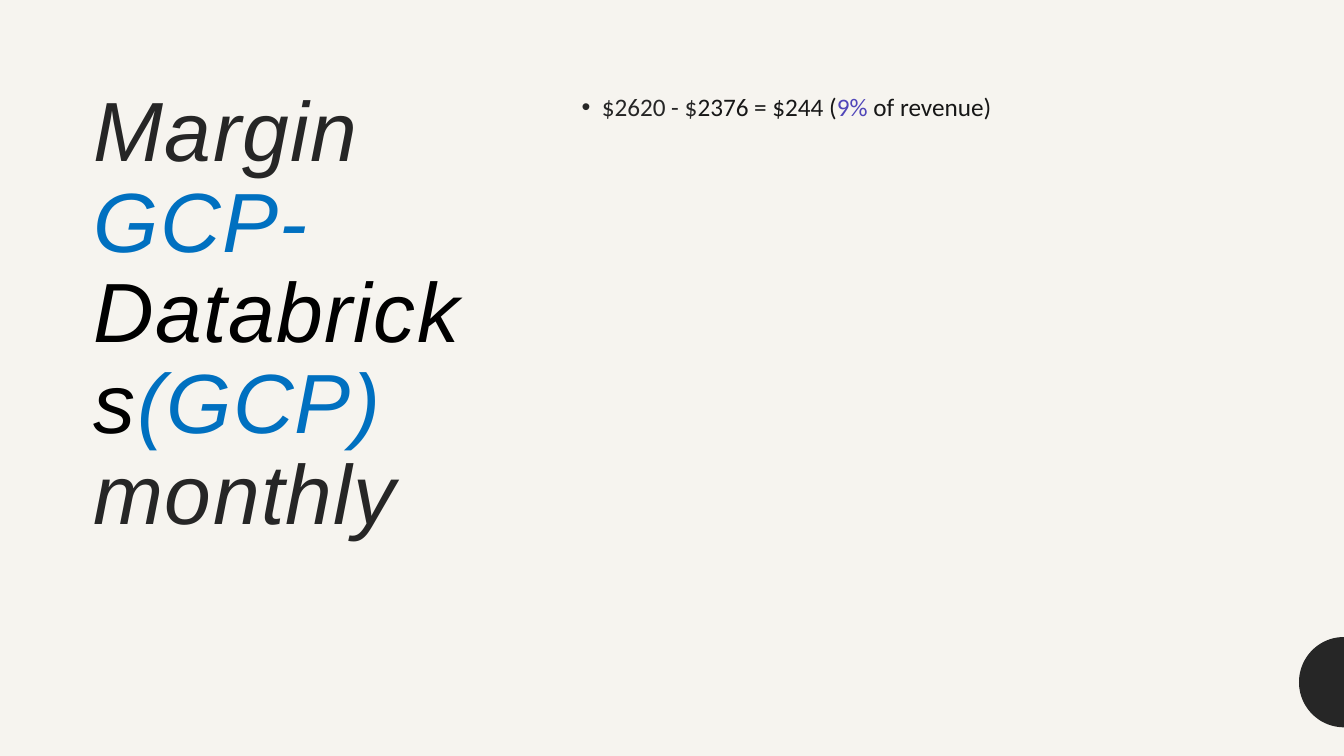
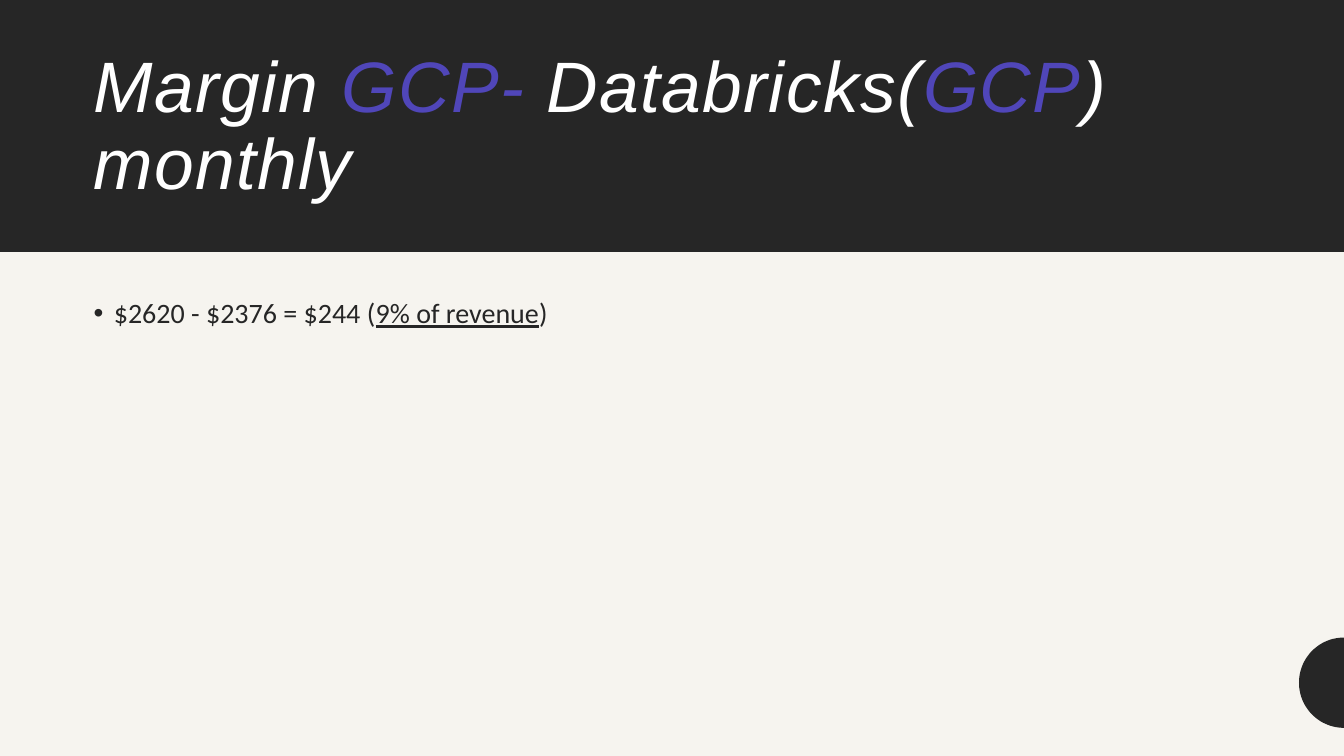
Before and after one commit to Warglaive/SaaS-MachineLearningPlatform-Research, a slide deck: slide 10 of Simple use case cost comparison/ResearchCostMLLibraries.pptx. Drawn at 1344x756 pixels with LibreOffice and Linux fonts; fonts in the diff are those of the drawing. Boxes give left, top, right and bottom in pixels: in the first picture for what was removed or moved away, otherwise in the second. Text is boxed around its words. In the diff, an @@ line names an element or a change of style, - is before the commit and + after.

```diff
--- a/Simple use case cost comparison/ResearchCostMLLibraries.pptx
+++ b/Simple use case cost comparison/ResearchCostMLLibraries.pptx
@@ rectangle added at (0,0,1344,756), fill #F6F4EF @@
@@ rectangle added at (0,0,1344,252), fill #262626 @@
@@ title "Margin GCP- Databricks(GCP) monthly": place and size @@
-title "Margin GCP- Databricks(GCP) monthly" at (94,100,396,539)
+title "Margin GCP- Databricks(GCP) monthly" at (94,60,1106,203)
@@ title "Margin GCP- Databricks(GCP) monthly" at (94,60,1106,203): size 60 to 51 pt; text colour #262626 to #FFFFFF in "Margin monthly"; text colour #0070C0 to #5046B9 in "GCP- Databricks(GCP)"; text colour #000000 to #FFFFFF, text colour #0070C0 to #FFFFFF in "Databricks(GCP)"; vertical alignment top to middle @@
@@ text "$2620 - $2376 = $244 ...": place and size @@
-text "$2620 - $2376 = $244 ..." at (602,97,991,120)
+text "$2620 - $2376 = $244 ..." at (114,302,548,328)
@@ text "$2620 - $2376 = $244 ..." at (114,302,548,328): size 18 to 20 pt; text colour #171717 to #262626 in "$2376 = $244 (9% of revenue)"; text colour #5046B9 to #262626 in "(9%"; underline on in "(9% of revenue)" @@
```
Also in this commit, not shown: 2 other slides changed.
